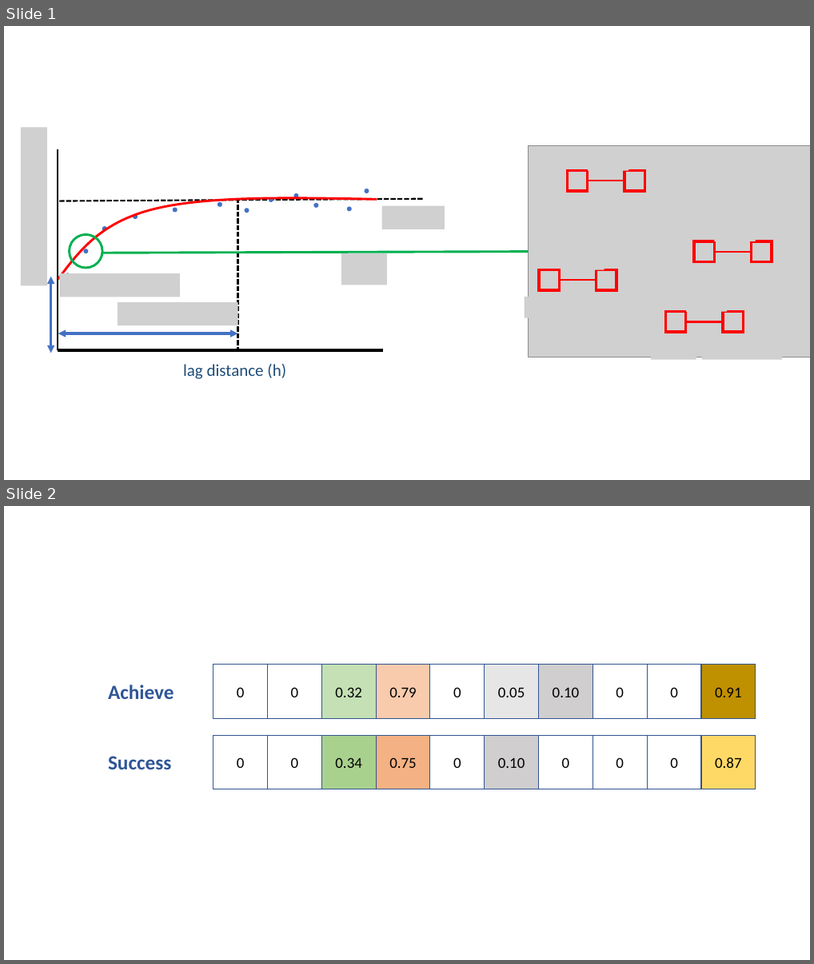
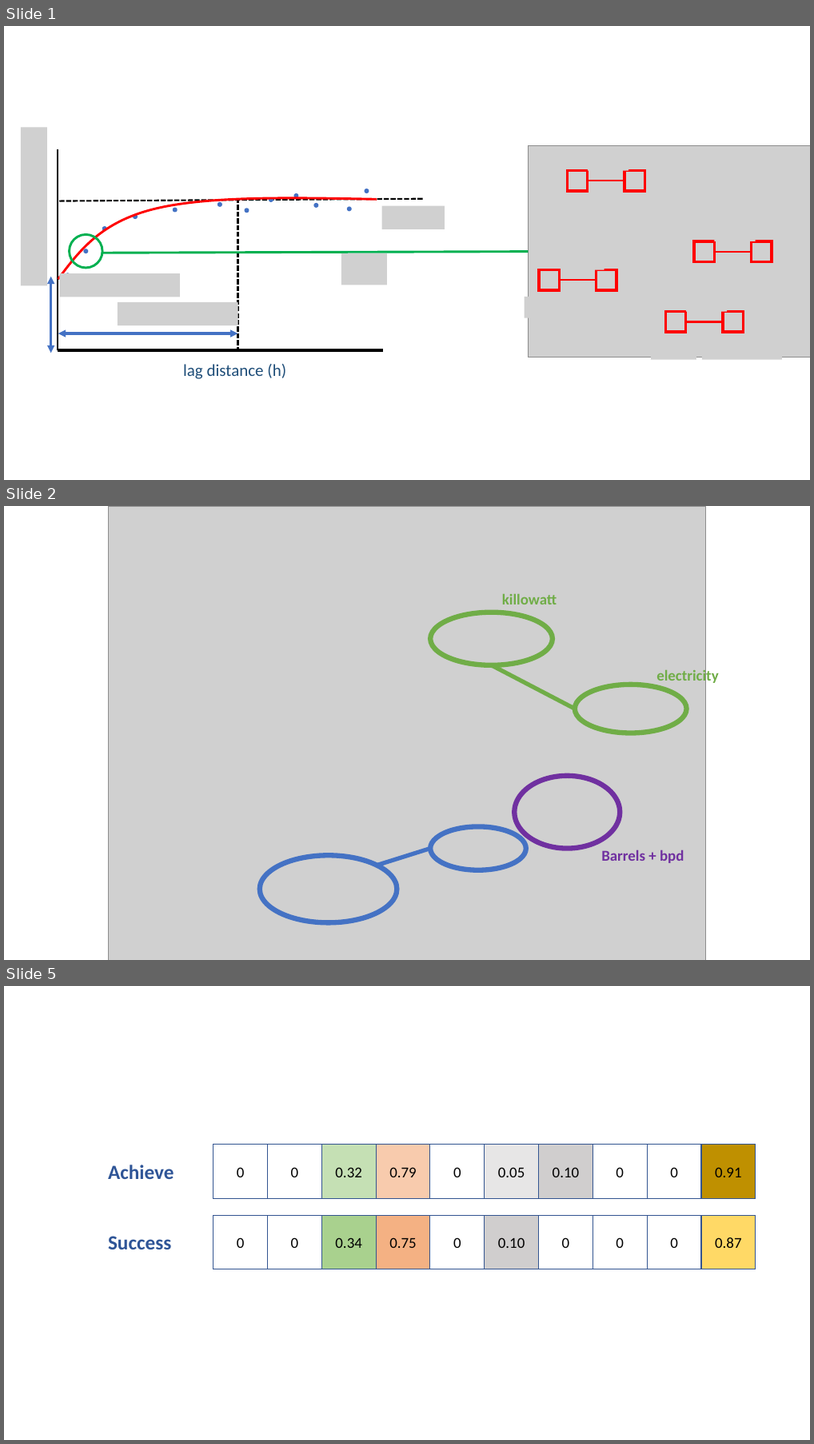
Before and after one commit to aegis4048/aegis4048.github.io-source, a slide deck: content/downloads/notebooks/spatial.pptx. Shown one above the other, each under a label of ours: slides 1 and 2 before the commit, slides 1, 2 and 5 after it; the slides between them are not shown. The pictures are 814x964 and 814x1444 pixels, drawn with LibreOffice and Linux fonts; fonts in the diff are those of the drawing; grey boxes stand for pictures. Boxes give left, top, right and bottom in pixels: in the first picture for what was removed or moved away, otherwise in the second. Text is boxed around its words. In the diff, an @@ line names an element or a change of style, - is before the commit and + after.

```diff
--- a/content/downloads/notebooks/spatial.pptx
+++ b/content/downloads/notebooks/spatial.pptx
@@ slide 2 added at box(4, 506, 810, 960), background #FFFFFF @@
@@ picture added at box(108, 506, 706, 960) @@
@@ text added at box(502, 594, 557, 604), 18 pt, text #70AD47, bold @@
+killowatt
@@ ellipse added at box(430, 612, 553, 666), outline #70AD47 6 pt @@
@@ line added from (491, 665) to (575, 708), #70AD47 5 pt @@
@@ text added at box(657, 668, 718, 684), 18 pt, text #70AD47, bold @@
+electricity
@@ ellipse added at box(575, 684, 687, 733), outline #70AD47 6 pt @@
@@ ellipse added at box(514, 776, 620, 848), outline #7030A0 6 pt @@
@@ ellipse added at box(430, 827, 526, 870), outline #4472C4 6 pt @@
@@ ellipse added at box(260, 855, 398, 922), outline #4472C4 6 pt @@
@@ line added from (430, 848) to (378, 864), #4472C4 5 pt @@
@@ text added at box(602, 849, 684, 863), 18 pt, text #7030A0, bold @@
+Barrels + bpd
@@ what was slide 2 is now slide 5 @@
```
Also in this commit, not shown: 1 slide changed, 2 other slides added, 11 other files.
